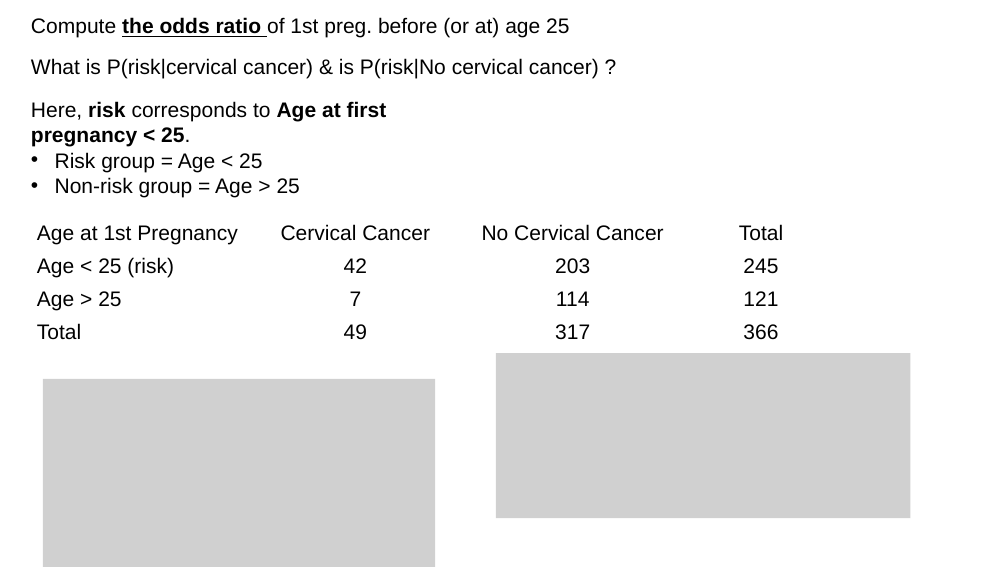
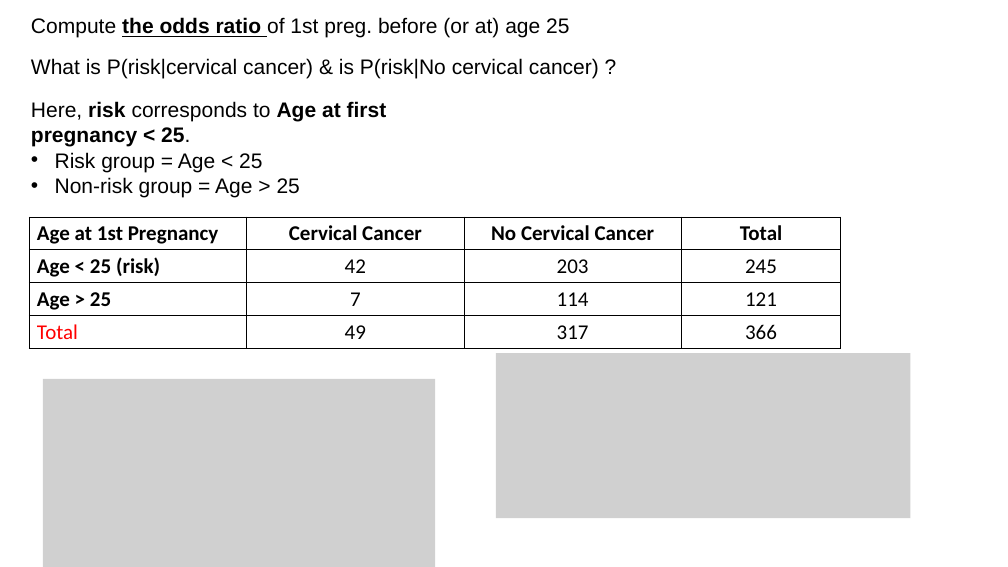
Before and after one commit to issues-osu/statsii-spring2026, a slide deck: slide 22 of slides/logistic/logistic_regression-lecture.pptx. Drawn at 1008x567 pixels with LibreOffice and Linux fonts; fonts in the diff are those of the drawing; grey boxes stand for pictures. Boxes give left, top, right and bottom in pixels: in the first picture for what was removed or moved away, otherwise in the second. Text is boxed around its words. In the diff, an @@ line names an element or a change of style, - is before the commit and + after.

```diff
--- a/slides/logistic/logistic_regression-lecture.pptx
+++ b/slides/logistic/logistic_regression-lecture.pptx
@@ table at <box>29,217,842,348</box> @@
@@ font Arial to Calibri @@
@@ bold on in "Age at 1st Pregnancy", "Cervical Cancer", "No Cervical Cancer", "Total" and 2 more places @@
@@ text colour #000000 to #FF0000 in "Total" @@
@@ borders changed @@
```
Also in this commit, not shown: 33 other slides changed, 1 slide added, 2 other files.
